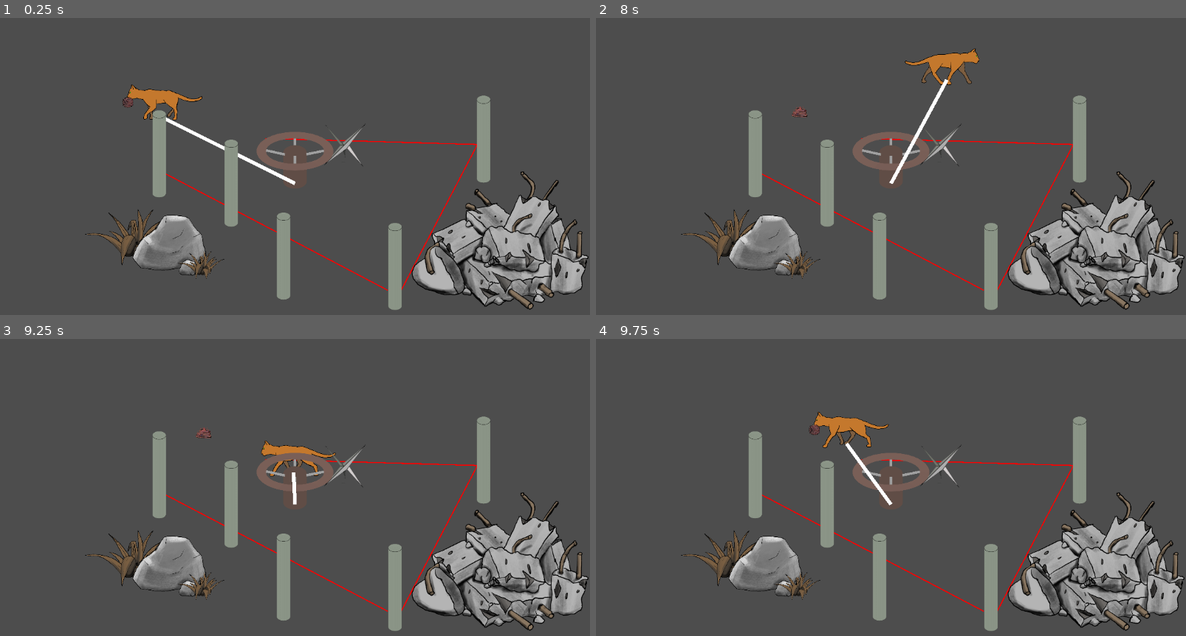
Above: before the commit, frames 1-4 (two rows, left to right).
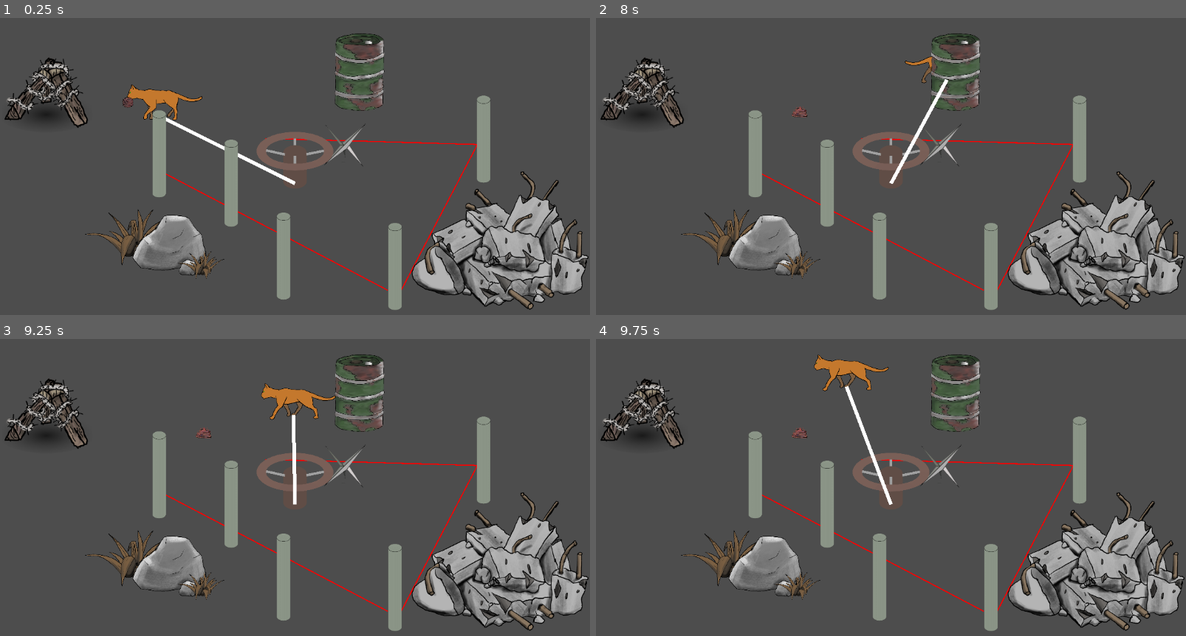
Above: after the commit, the same moments.

Repository: Flodurs/Godotwildjam63
Game: Godot game, scene res://szenen/level/Level.tscn
Two runs of this game, one before a commit and one after it. Both use one fixed random seed, a clock stepped at 60 frames per second and the inputs below.
Inputs:
- Up to frame 1 (0.25 s): no input
- Up to frame 2 (8 s): tap Enter at 0.5 s; hold D (mRight) 0.53-1.28 s; tap E (wolleInteraktion) every 0.75 s from 0.6 to 7.35 s; hold S (mDown) 1.28-2.03 s; tap Space at 2 s; hold D (mRight) 2.03-2.78 s; hold W (mUp) 2.78-3.53 s; hold A (mLeft) 3.53-5.03 s; hold S (mDown) 5.03-5.78 s; hold D (mRight) 5.78-6.53 s; hold W (mUp) 6.53-7.28 s; hold D (mRight) from 7.28 s (still down)
- Up to frame 3 (9.25 s): release D (mRight) at 8.03 s; hold S (mDown) 8.03-8.78 s; tap E (wolleInteraktion) at 8.1, 8.85 s; hold A (mLeft) from 8.78 s (still down)
- Up to frame 4 (9.75 s): release A (mLeft) at 9.53 s; hold W (mUp) from 9.53 s (still down); tap E (wolleInteraktion) at 9.6 s

The runs differ from the first frame. In frame 1, 2.2% of the frame differs, in the area x 0-66%, y 5-37%; in frame 2, 2.6%; in frame 3, 3.4%; in frame 4, 3.9%, in the area x 0-66%, y 5-57%.

Commit message:
mooooore assets

Diff:
--- a/szenen/level/Level.tscn
+++ b/szenen/level/Level.tscn
@@ -10,6 +10,8 @@
 [ext_resource type="PackedScene" path="res://szenen/objekte/grass.tscn" id="7_r2t3v"]
 [ext_resource type="PackedScene" uid="uid://b7732dj7h1yrt" path="res://szenen/objekte/seil.tscn" id="7_xqpbt"]
 [ext_resource type="PackedScene" path="res://szenen/objekte/concrete_pile.tscn" id="8_8dxxq"]
+[ext_resource type="PackedScene" uid="uid://d3tvtvy7u3jp4" path="res://szenen/objekte/fass.tscn" id="9_uynrr"]
+[ext_resource type="PackedScene" uid="uid://cwh7edg1y4haq" path="res://szenen/objekte/spiked_barricade.tscn" id="10_q54nn"]
 
 [node name="level" type="Node2D"]
 y_sort_enabled = true
@@ -67,6 +69,14 @@
 position = Vector2(572, 273)
 scale = Vector2(0.7, 0.7)
 
+[node name="fass" parent="Objects" instance=ExtResource("9_uynrr")]
+position = Vector2(180, -222)
+scale = Vector2(0.8, 0.8)
+
+[node name="Spiked_barricade" parent="Objects" instance=ExtResource("10_q54nn")]
+position = Vector2(-691, -195)
+scale = Vector2(0.5, 0.5)
+
 [node name="Camera2D" type="Camera2D" parent="."]
 zoom = Vector2(0.7, 0.7)
 
--- /dev/null
+++ b/szenen/objekte/fass.tscn
@@ -0,0 +1,17 @@
+[gd_scene load_steps=3 format=3 uid="uid://d3tvtvy7u3jp4"]
+
+[ext_resource type="Texture2D" uid="uid://bpest04leqpah" path="res://assets/sprites/Fass.png" id="1_kiv5x"]
+
+[sub_resource type="CircleShape2D" id="CircleShape2D_whr5c"]
+radius = 85.2115
+
+[node name="StaticBody2D" type="StaticBody2D"]
+
+[node name="Sprite2D" type="Sprite2D" parent="."]
+scale = Vector2(0.3, 0.3)
+texture = ExtResource("1_kiv5x")
+offset = Vector2(0, -370)
+
+[node name="CollisionShape2D" type="CollisionShape2D" parent="."]
+scale = Vector2(1, 0.3)
+shape = SubResource("CircleShape2D_whr5c")
--- a/szenen/objekte/seilabschnitt.tscn
+++ b/szenen/objekte/seilabschnitt.tscn
@@ -1,16 +1,5 @@
-[gd_scene load_steps=3 format=3 uid="uid://behvdqj4o8hbv"]
+[gd_scene format=3 uid="uid://behvdqj4o8hbv"]
 
-[ext_resource type="Script" path="res://szenen/objekte/seilabschnitt.gd" id="1_j6lr2"]
-
-[sub_resource type="SegmentShape2D" id="SegmentShape2D_ocokn"]
-b = Vector2(0, 0)
-
-[node name="Seilabschnitt" type="Area2D" groups=["Seilabschnitt"]]
-script = ExtResource("1_j6lr2")
+[node name="Seilabschnitt" type="Node2D" groups=["Seilabschnitt"]]
 
 [node name="Line2D" type="Line2D" parent="."]
-
-[node name="CollisionShape2D" type="CollisionShape2D" parent="."]
-shape = SubResource("SegmentShape2D_ocokn")
-
-[connection signal="body_shape_entered" from="." to="." method="_on_body_shape_entered"]
--- /dev/null
+++ b/szenen/objekte/spiked_barricade.tscn
@@ -0,0 +1,16 @@
+[gd_scene load_steps=3 format=3 uid="uid://cwh7edg1y4haq"]
+
+[ext_resource type="Texture2D" uid="uid://bd6q1n74332hg" path="res://assets/sprites/spiked_barricade.png" id="1_ep6xi"]
+
+[sub_resource type="CircleShape2D" id="CircleShape2D_w2pfq"]
+radius = 238.023
+
+[node name="Spiked_barricade" type="StaticBody2D"]
+
+[node name="Sprite2D" type="Sprite2D" parent="."]
+texture = ExtResource("1_ep6xi")
+offset = Vector2(0, -140)
+
+[node name="CollisionShape2D" type="CollisionShape2D" parent="."]
+scale = Vector2(1, 0.35)
+shape = SubResource("CircleShape2D_w2pfq")
Binary file added: assets/sprites/spiked_barricade.png
Not shown, added: assets/sprites/spiked_barricade.png.import
Not shown: 1 places in szenen/level/Level.tscn that only renumber resources
Not shown, added: assets/spiked_barricade.afdesign
